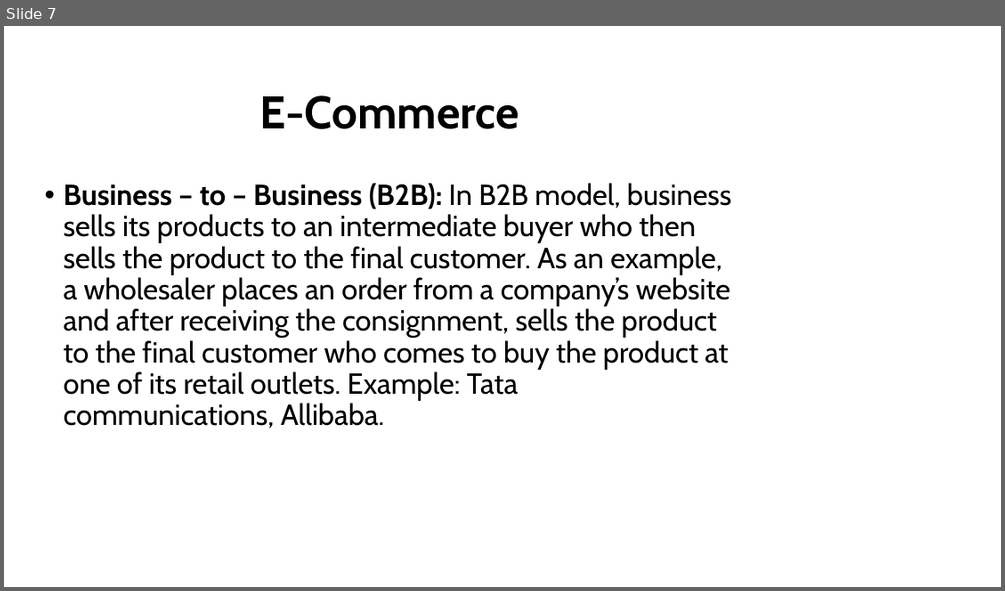
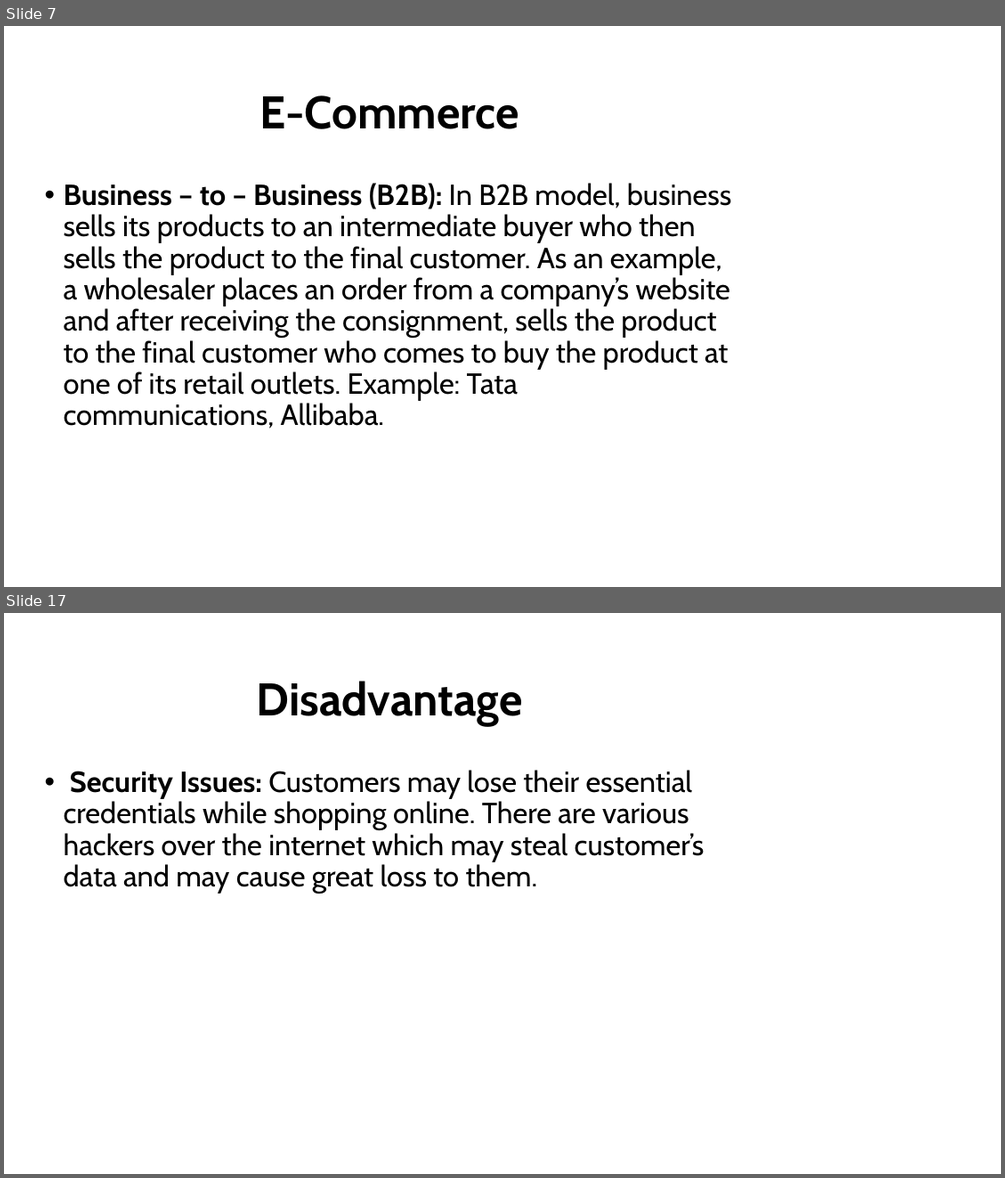
Before and after one commit to nischalpandey/PUBLIC_ASSETS, a slide deck: E-Commerce.pptx. Shown one above the other, each under a label of ours: slide 7 before the commit, slides 7 and 17 after it; the slides between them are not shown. The pictures are 1005x591 and 1005x1178 pixels, drawn with LibreOffice and Linux fonts; fonts in the diff are those of the drawing; background and template pictures are left out. Boxes give left, top, right and bottom in pixels: in the first picture for what was removed or moved away, otherwise in the second. Text is boxed around its words. In the diff, an @@ line names an element or a change of style, - is before the commit and + after.

```diff
--- a/E-Commerce.pptx
+++ b/E-Commerce.pptx
@@ slide 17 added at [4, 613, 1001, 1174], background picture (left out) @@
@@ title added at [256, 681, 522, 725], 44 pt, text #000000, bold @@
+Disadvantage
@@ text added at [64, 770, 704, 893], 28 pt, text #000000 @@
+• Security Issues: Customers may lose their essential credentials while shopping online. There are various hackers over the internet which may steal customer’s data and may cause great loss to them.
```
Also in this commit, not shown: 3 slides changed, 8 other slides added.
